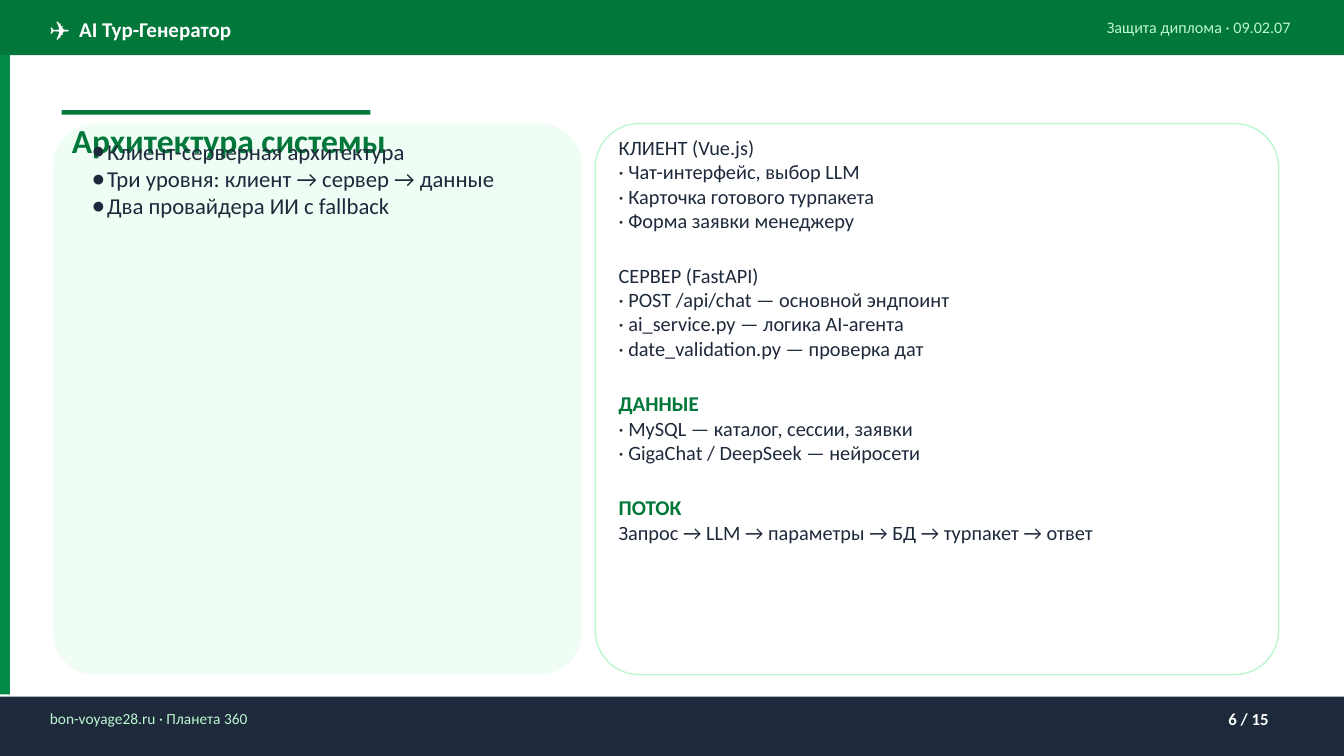
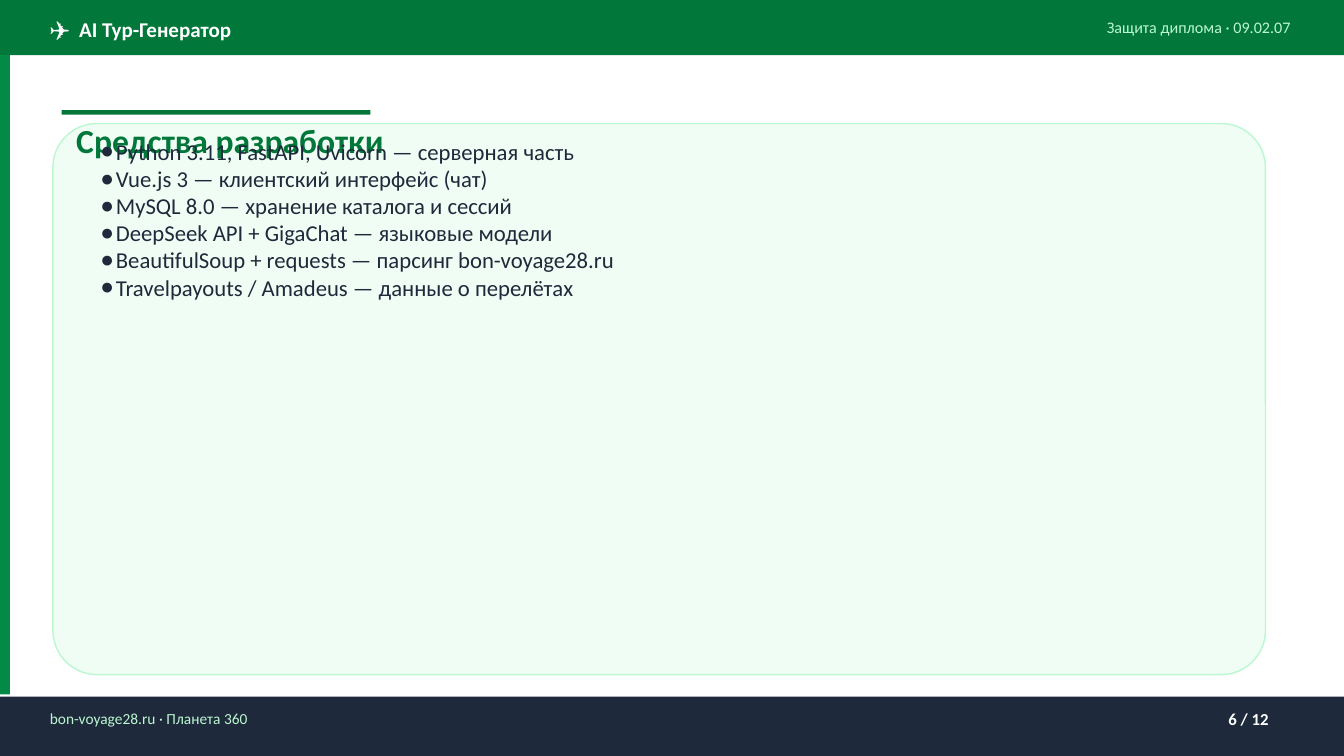
Before and after one commit to gemon22/diplom, a slide deck: slide 6 of docs/Diploma_Defense.pptx. Drawn at 1344x756 pixels with LibreOffice and Linux fonts; fonts in the diff are those of the drawing. Boxes give left, top, right and bottom in pixels: in the first picture for what was removed or moved away, otherwise in the second. Text is boxed around its words. In the diff, an @@ line names an element or a change of style, - is before the commit and + after.

```diff
--- a/docs/Diploma_Defense.pptx
+++ b/docs/Diploma_Defense.pptx
@@ rounded rectangle: place and size @@
-rounded rectangle at (52, 123, 582, 675)
+rounded rectangle at (52, 123, 1265, 675)
@@ rounded rectangle: place and size @@
-rounded rectangle at (596, 123, 1279, 675)
+rounded rectangle at (52, 123, 1265, 675)
@@ rounded rectangle at (52, 123, 1265, 675): fill #FFFFFF to none; outline none to #BBF7D0 1 pt @@
@@ text at (76, 125, 384, 161): text changed @@
-Архитектура системы
+Средства разработки
@@ text at (116, 140, 614, 300): text changed @@
-● Клиент-серверная архитектура
-● Три уровня: клиент → сервер → данные
-● Два провайдера ИИ с fallback
+● Python 3.11, FastAPI, Uvicorn — серверная часть
+● Vue.js 3 — клиентский интерфейс (чат)
+● MySQL 8.0 — хранение каталога и сессий
+● DeepSeek API + GigaChat — языковые модели
+● BeautifulSoup + requests — парсинг bon-voyage28.ru
+● Travelpayouts / Amadeus — данные о перелётах
@@ rounded rectangle removed at (596, 123, 1279, 675) @@
@@ text removed at (619, 140, 1093, 544) @@
-КЛИЕНТ (Vue.js)
-· Чат-интерфейс, выбор LLM
-· Карточка готового турпакета
-· Форма заявки менеджеру
-СЕРВЕР (FastAPI)
-· POST /api/chat — основной эндпоинт
-· ai_service.py — логика AI-агента
-· date_validation.py — проверка дат
-ДАННЫЕ
-· MySQL — каталог, сессии, заявки
-· GigaChat / DeepSeek — нейросети
-ПОТОК
-Запрос → LLM → параметры → БД → турпакет → ответ
@@ text at (1228, 713, 1269, 725): text changed @@
-6 / 15
+6 / 12
```
Also in this commit, not shown: 10 other slides changed, 1 slide added, 4 slides removed, 14 other files.
